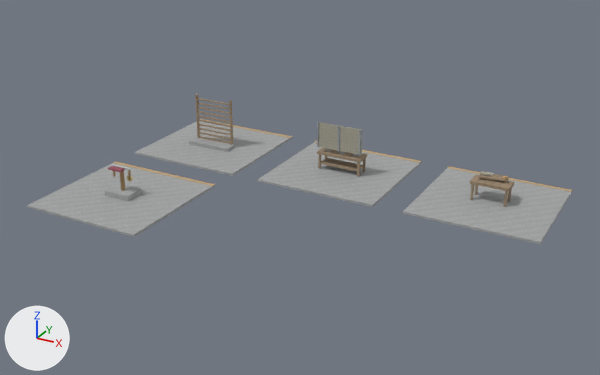
A saved change to the glTF model development/levels/primitive-props-v1/site-kits/level_blockout_kit_academy_p03.glb.
The view is the same before and after, from a 50 mm camera at (15.4, -28.5, 14.7) aimed at (-0.1, -0.3, 0.6). The axes (+X, +Y, +Z) are drawn at lower left. The lights are the same throughout. The first picture is the older version. Vertices at exactly the same position are counted once.

The first picture shows 'level_blockout_kit_academy_p03'.
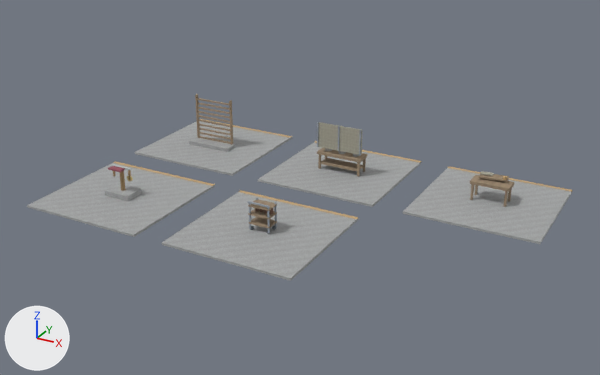
Patch to the scene script:
```diff
--- a/development/levels/primitive-props-v1/site-kits/level_blockout_kit_academy_p03.glb.py
+++ b/development/levels/primitive-props-v1/site-kits/level_blockout_kit_academy_p03.glb.py
@@ img_image_10 @@
+img_image_10 = load_image('Image_10', '_unpacked/Image_10', 32, 32, 'sRGB')
@@ img_image_9 @@
+img_image_9 = load_image('Image_9', '_unpacked/Image_9', 32, 32, 'sRGB')
@@ mat_blockout_leather @@
+mat_blockout_leather = bpy.data.materials.new('blockout_leather')
+# colours: brown #896959
+# uses the picture img_image_10
@@ mat_blockout_dark @@
+mat_blockout_dark = bpy.data.materials.new('blockout_dark')
+# colours: grey #697379
+# uses the picture img_image_9
@@ me_st__alban_academy_map_kit_contact_room @@
 # used by ob_level_blockout_kit_academy_p03; location = (0.0, 0.0, 0.0)
-me_st__alban_academy_map_kit_contact_room.from_pydata(...)  # 476 vertices, 756 faces; spans x -9.8..9.8, y -6.3..6.3, z -0.1..2.4
+me_st__alban_academy_map_kit_contact_room.from_pydata(...)  # 660 vertices, 1052 faces; spans x -9.8..9.8, y -6.3..6.3, z -0.1..2.4
+# me_st__alban_academy_map_kit_contact_room part 1: a new loose piece, a box spanning x -2.825..2.825, y -6.3..-0.7, z -0.11..-0.01, in mat_blockout_stone
+# me_st__alban_academy_map_kit_contact_room part 2: a new loose piece, a box spanning x -2.825..2.825, y -0.89..-0.71, z -0.013..0.002, in mat_blockout_accent
+# me_st__alban_academy_map_kit_contact_room part 3: a new loose piece, a box spanning x -0.46..0.46, y -3.82..-3.18, z 0.292..0.347, in mat_blockout_wood
+# me_st__alban_academy_map_kit_contact_room part 4: a new loose piece, a box spanning x -0.46..0.46, y -3.82..-3.18, z 0.672..0.726, in mat_blockout_wood
+# me_st__alban_academy_map_kit_contact_room part 5: a new loose piece, a box spanning x -0.46..0.46, y -3.82..-3.18, z 1.031..1.087, in mat_blockout_wood
+# me_st__alban_academy_map_kit_contact_room part 6: a new loose piece, a box spanning x 0.39..0.45, y -3.26..-3.2, z 0.059..1.159, in mat_blockout_metal
+# me_st__alban_academy_map_kit_contact_room part 7: a new loose piece, a box spanning x 0.39..0.45, y -3.8..-3.74, z 0.059..1.159, in mat_blockout_metal
+# me_st__alban_academy_map_kit_contact_room part 8: a new loose piece, a box spanning x -0.49..0.49, y -3.83..-3.77, z 1.179..1.239, in mat_blockout_metal
+# other edits to the shape of me_st__alban_academy_map_kit_contact_room do not show in these pictures
 me_st__alban_academy_map_kit_contact_room.materials.append(mat_blockout_stone)
@@ me_st__alban_academy_map_kit_contact_room @@
 me_st__alban_academy_map_kit_contact_room.materials.append(mat_blockout_gilt)
+me_st__alban_academy_map_kit_contact_room.materials.append(mat_blockout_dark)
+me_st__alban_academy_map_kit_contact_room.materials.append(mat_blockout_leather)
```

Location of each change, (x1, y1, x2, y2) in pixels of the pictures (600 x 375 px):
'level_blockout_kit_academy_p03', reshaped (25% taller): before (27, 94, 573, 244); after (27, 94, 573, 281)
part 1 of me_st__alban_academy_map_kit_contact_room, added: after (162, 192, 359, 281)
part 2 of me_st__alban_academy_map_kit_contact_room, added: after (239, 190, 358, 219)
part 3 of me_st__alban_academy_map_kit_contact_room, added: after (249, 217, 277, 228)
part 4 of me_st__alban_academy_map_kit_contact_room, added: after (248, 208, 277, 220)
part 5 of me_st__alban_academy_map_kit_contact_room, added: after (248, 199, 277, 211)
part 6 of me_st__alban_academy_map_kit_contact_room, added: after (274, 202, 277, 228)
part 7 of me_st__alban_academy_map_kit_contact_room, added: after (267, 208, 270, 233)
part 8 of me_st__alban_academy_map_kit_contact_room, added: after (247, 201, 270, 208)
